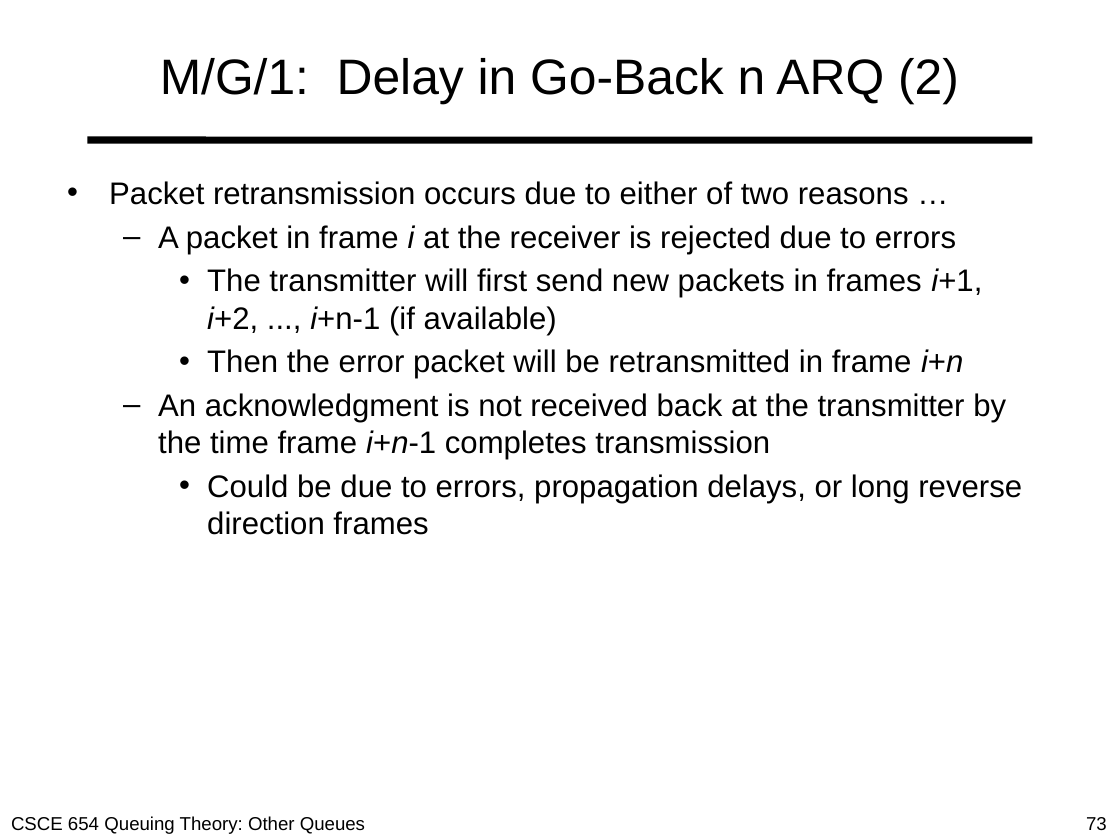
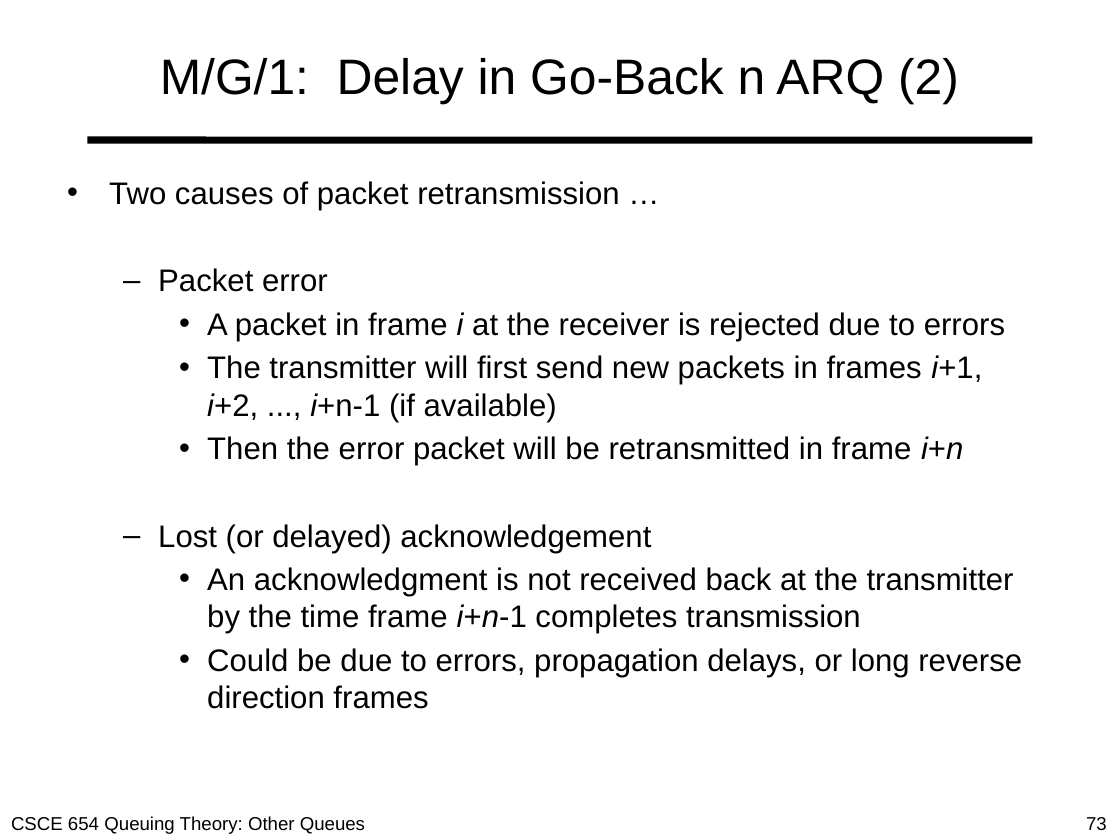
Before and after one commit to MHayden18/Communications, a slide deck: slide 73 of Powerpoints/05_Other_queues.pptx. Drawn at 1120x840 pixels with LibreOffice and Linux fonts; fonts in the diff are those of the drawing. Boxes give left, top, right and bottom in pixels: in the first picture for what was removed or moved away, otherwise in the second. Text is boxed around its words. In the diff, an @@ line names an element or a change of style, - is before the commit and + after.

```diff
--- a/Powerpoints/05_Other_queues.pptx
+++ b/Powerpoints/05_Other_queues.pptx
@@ text at box(109, 181, 619, 292): text changed @@
-• Packet retransmission occurs due to either of two reasons …
+• Two causes of packet retransmission …
+  – Packet error
@@ text at box(207, 312, 1014, 634): bullet – to •; list level 2 to 3 in "A packet in frame i ..."; list level 2 to 3 in "An acknowledgment is not received ..." @@
@@ text at box(158, 524, 651, 553): paragraph added @@
+  – Lost (or delayed) acknowledgement
```
Also in this commit, not shown: 11 other slides changed, 1 slide removed, 1 other file.
